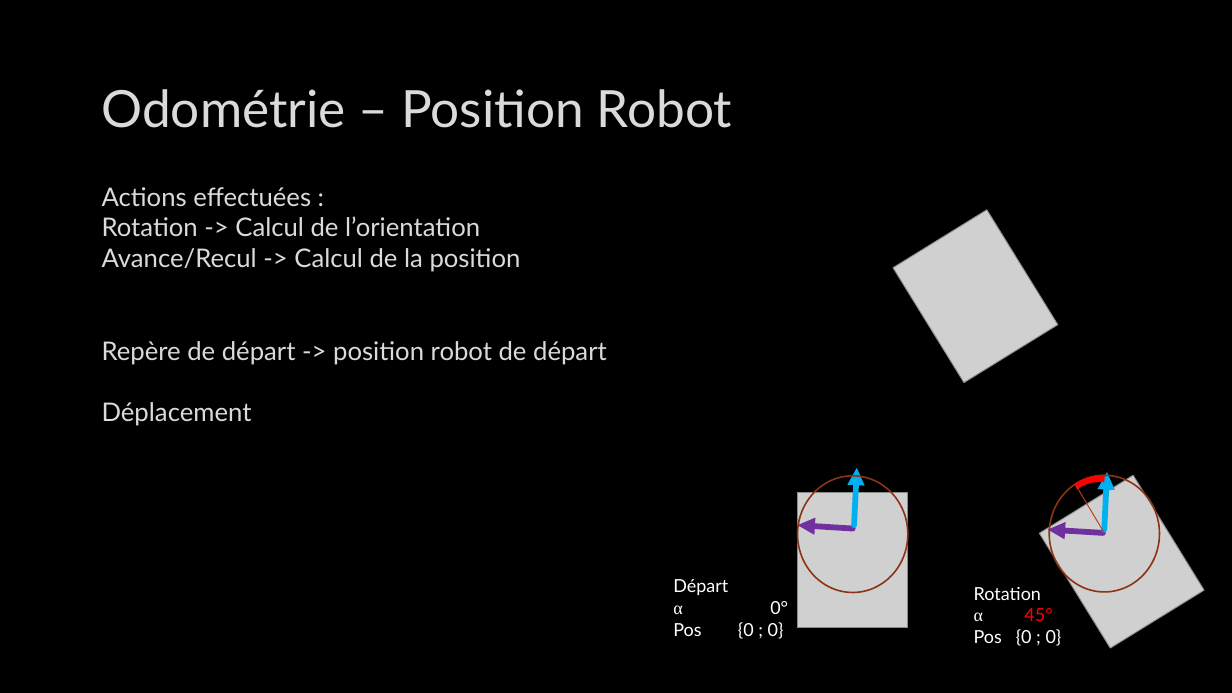
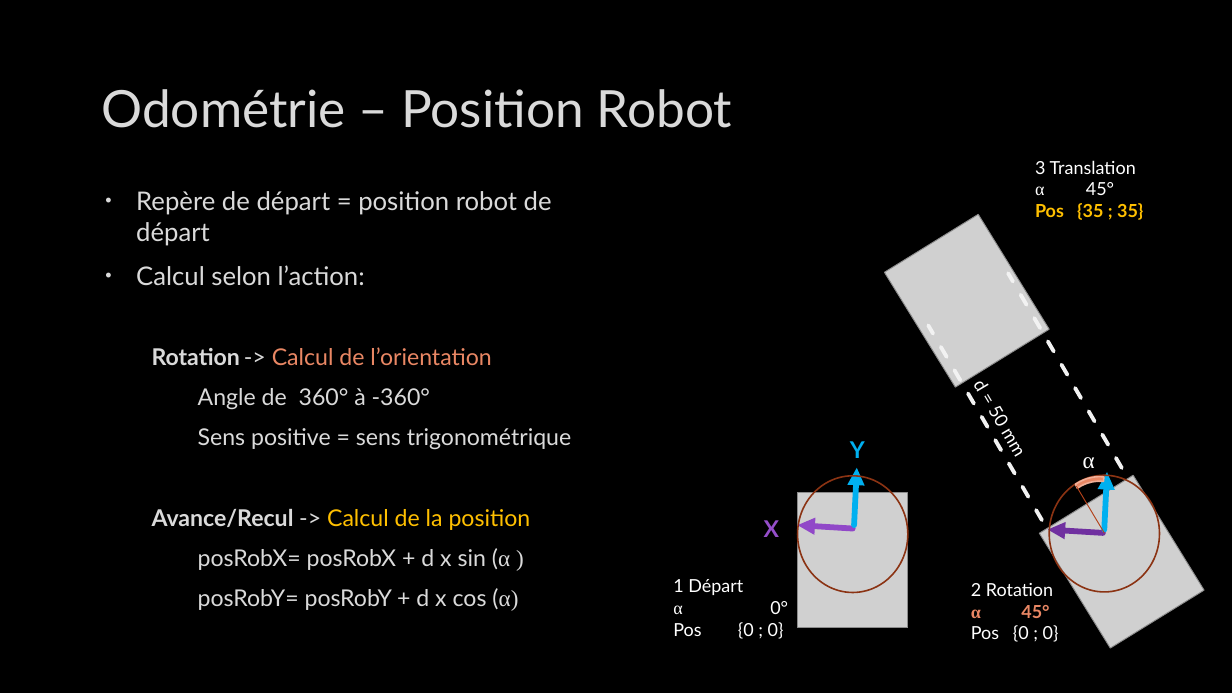
Before and after one commit to CyrilPy/BadMonkey, a slide deck: slide 14 of Gestion projet/Projet intégration robotique – IMERIR.pptx (slide 6 before the commit). Drawn at 1232x693 pixels with LibreOffice and Linux fonts; fonts in the diff are those of the drawing; grey boxes stand for pictures; background and template pictures are left out. Boxes give left, top, right and bottom in pixels: in the first picture for what was removed or moved away, otherwise in the second. Text is boxed around its words. In the diff, an @@ line names an element or a change of style, - is before the commit and + after.

Commit message:
MàJ - Powerpoint

```diff
--- a/Gestion projet/Projet intégration robotique – IMERIR.pptx
+++ b/Gestion projet/Projet intégration robotique – IMERIR.pptx
@@ text added at (x1=1035, y1=160, x2=1143, y2=220), 14 pt, text #FFFFFF @@
+3 Translation
+α 45°
+Pos {35 ; 35}
@@ text at (x1=136, y1=191, x2=552, y2=285): text changed @@
-Actions effectuées :
+• Repère de départ = position robot de départ
+• Calcul selon l’action:
@@ picture moved from (x1=893, y1=210, x2=1058, y2=383) to (x1=885, y1=214, x2=1049, y2=387) @@
@@ line added from (1122, 468) to (1008, 274), #F2F2F2 3 pt dashed @@
@@ line added from (1043, 520) to (929, 325), #F2F2F2 3 pt dashed @@
@@ text at (x1=152, y1=347, x2=531, y2=530): size 20 to 18 pt in "Rotation -> Calcul de l’orientation", "Avance/Recul -> Calcul de la position"; text colour #DADADA to #E98764 in "Calcul de l’orientation"; bold on in "Rotation", "Avance/Recul"; text colour #DADADA to #FFC000 in "Calcul de la position"; indent changed; more space between paragraphs @@
@@ text at (x1=198, y1=388, x2=430, y2=410): paragraphs added @@
+Angle de 360° à -360°
+Sens positive = sens trigonométrique
@@ text added at (x1=969, y1=385, x2=1026, y2=457), 14 pt, text #FFFFFF @@
+d = 50 mm
@@ text added at (x1=850, y1=441, x2=865, y2=458), 18 pt, text #00B0F0, bold @@
+Y
@@ arch (boxed as its full ring) at (x1=1045, y1=472, x2=1151, y2=591): fill #FF0000 to #E98764; outline #FF0000 1.25 pt to #F0AF98 1.25 pt @@
@@ text added at (x1=1083, y1=457, x2=1095, y2=469), 18 pt, text #FFFFFF @@
+α
@@ text added at (x1=764, y1=520, x2=779, y2=537), 18 pt, text #954ECA, bold @@
+X
@@ arrow (853, 529) - (798, 525): stroke #7030A0 4.5 pt to #9148C8 4.5 pt @@
@@ text at (x1=198, y1=548, x2=518, y2=611): text changed; size 20 to 18 pt @@
-Repère de départ -> position robot de départ
-Déplacement
+posRobX= posRobX + d x sin (α )
+posRobY= posRobY + d x cos (α)
@@ text at (x1=673, y1=579, x2=743, y2=595): text changed @@
-Départ
+1 Départ
@@ text at (x1=971, y1=583, x2=1053, y2=596): text changed @@
-Rotation
+2 Rotation
@@ text at (x1=971, y1=605, x2=1049, y2=618): text colour #FFFFFF to #E98764 in "α"; text colour #FF0000 to #E98764 in "45°"; bold on in "α 45°" @@
```
Also in this commit, not shown: 2 other slides changed, 8 slides added, 1 slide removed, 2 other files.
